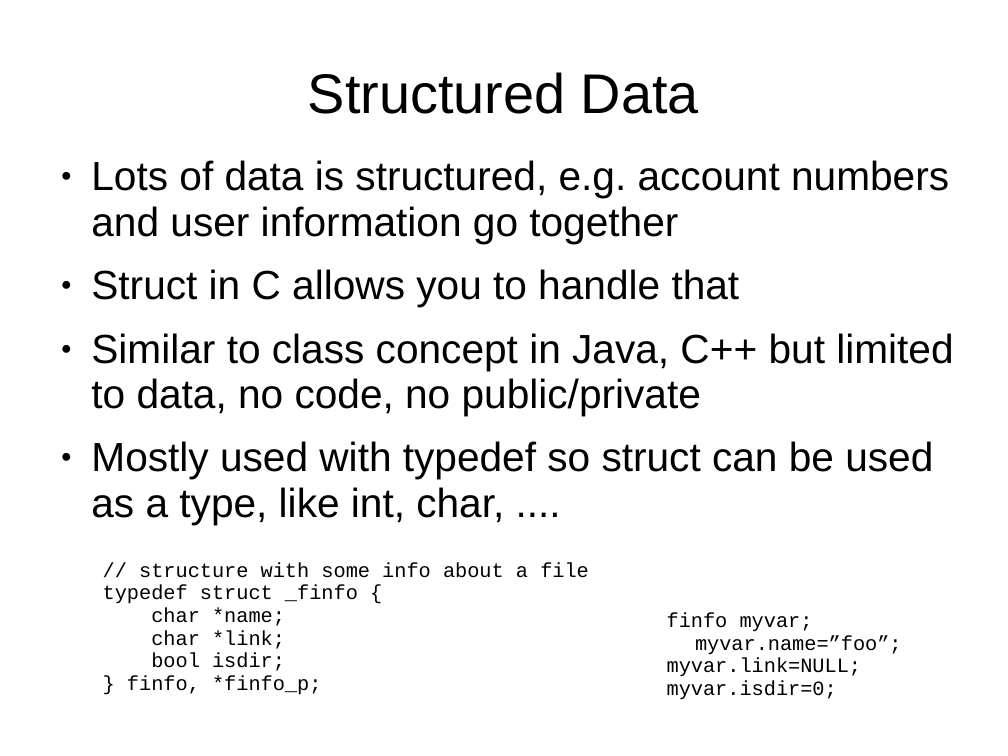
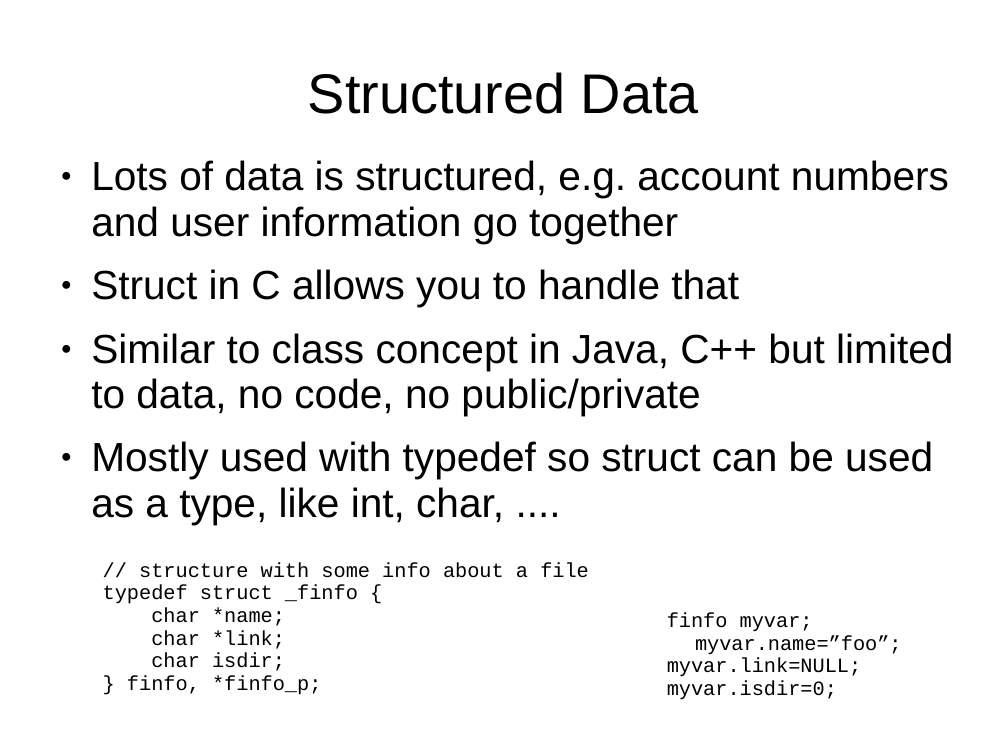
Before and after one commit to sftcd/cs2014, a slide deck: slide 6 of lectures/structures.ppt. Drawn at 1008x756 pixels with LibreOffice and Linux fonts; fonts in the diff are those of the drawing. Boxes give left, top, right and bottom in pixels: in the first picture for what was removed or moved away, otherwise in the second. Text is boxed around its words. In the diff, an @@ line names an element or a change of style, - is before the commit and + after.

```diff
--- a/lectures/structures.ppt
+++ b/lectures/structures.ppt
@@ text at [103,585,358,671]: text changed @@
-typedef struct _finfo {
-char *name;
-char *link;
-bool isdir;
+typedef struct _finfo {
+char *name;
+char *link;
+char isdir;
```
Also in this commit, not shown: 6 other slides changed, 1 slide added, 11 other files.
